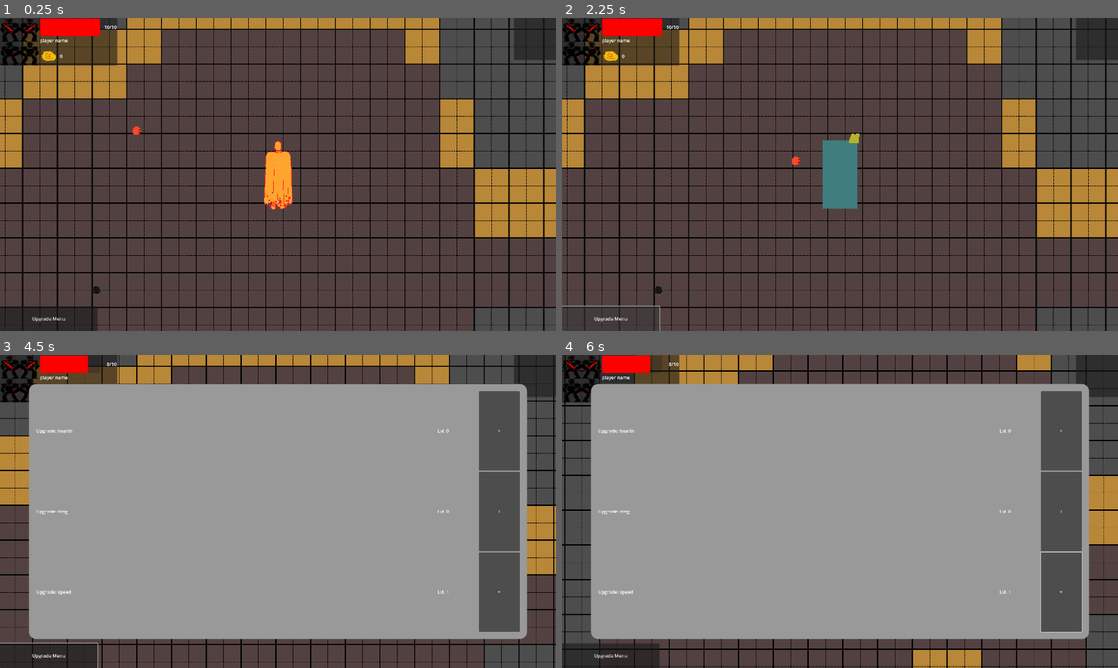
Above: before the commit, frames 1-4 (two rows, left to right).
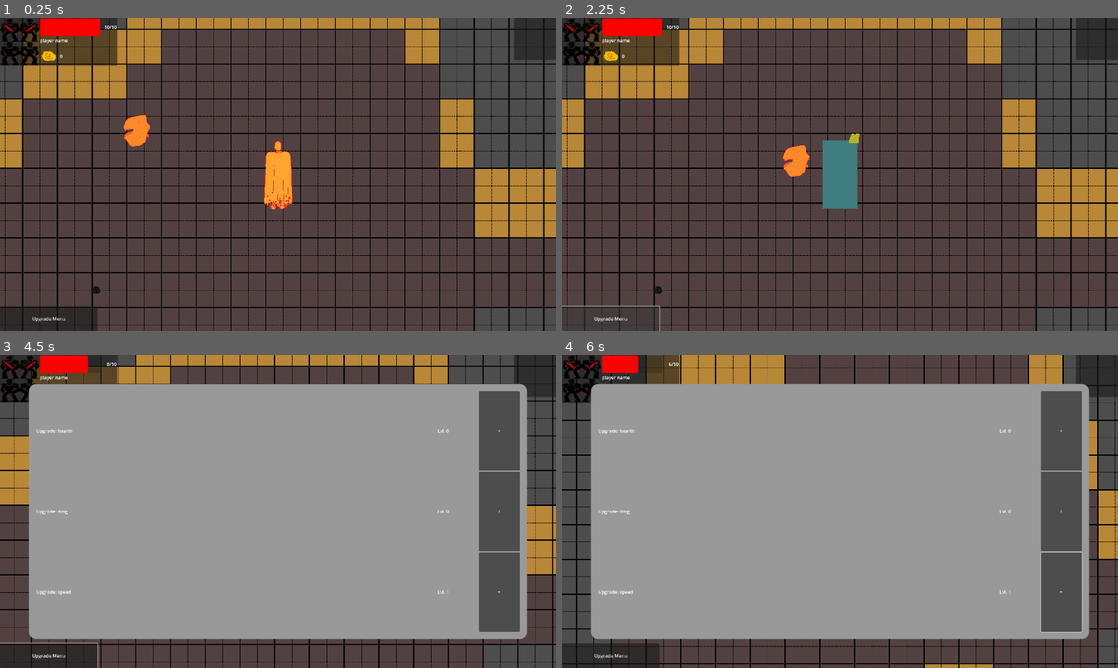
Above: after the commit, the same moments.

Repository: jible/capstone
Game: Godot game, scene res://scenes/testScenes/test_level.tscn
The game is run twice, just before and just after one commit, with the same random seed, the same clock (stepped at 60 frames per second) and the same inputs. This scene is started directly instead of the project's main scene.
Inputs (mouse positions are in pixels of both pictures, inside the frame that each line leads up to):
- Up to frame 1 (0.25 s): no input
- Up to frame 2 (2.25 s): move the mouse to (812, 237) at 0.52 s; hold Tab (OpenUpgrades) 0.53-1.25 s; hold Space (attack) 0.53-1.25 s; click "+" at 1.25 s; click "Upgrade Menu" at 2 s
- Up to frame 3 (4.5 s): move the mouse to (444, 558) at 2.77 s; hold Tab (OpenUpgrades) 2.78-3.53 s; move the mouse to (111, 464) at 3.52 s; hold Left (left) from 3.53 s (still down); move the mouse to (305, 511) at 4.27 s
- Up to frame 4 (6 s): move the mouse to (756, 433) at 5.02 s; release Left (left) at 5.03 s; hold Down (down) 5.03-5.78 s; move the mouse to (962, 495) at 5.77 s; hold Right (right) from 5.78 s (still down)

The runs differ from the first frame. In frame 1, 0.4% of the frame differs, in the area x 22-27%, y 30-42%; in frame 2, 0.4%; in frame 3, 2.7%; in frame 4, 7.2%, in the area x 0-100%, y 0-100%.

Commit message:
temporary enemy replacement

Diff:
--- a/scenes/prefabs/npcs/enemies/basic_enemy.tscn
+++ b/scenes/prefabs/npcs/enemies/basic_enemy.tscn
@@ -10,202 +10,294 @@
 [ext_resource type="PackedScene" uid="uid://buwbtxan5ao3v" path="res://scenes/prefabs/character utils/hitbox.tscn" id="5_pk3ql"]
 [ext_resource type="Script" path="res://scripts/characters/npc/enemy/basic_enemy/states/hurt.gd" id="6_1sls6"]
 [ext_resource type="PackedScene" uid="uid://chdu5yk1bjyl" path="res://scenes/prefabs/character utils/hurtbox.tscn" id="6_025q6"]
-[ext_resource type="Texture2D" uid="uid://c6kbrr4r0yvl1" path="res://assets/sprites/basic_enemy.png" id="8_rxyio"]
 [ext_resource type="Script" path="res://scripts/characters/npc/enemy/basic_enemy/states/death.gd" id="8_vddrh"]
 [ext_resource type="PackedScene" uid="uid://0ry41ukaumi6" path="res://scenes/prefabs/animation_manager.tscn" id="9_37jjd"]
+[ext_resource type="Texture2D" uid="uid://b1kag480gef6o" path="res://assets/spritesheets/infinimouth_death.png" id="10_n4e04"]
+[ext_resource type="Texture2D" uid="uid://c5ar0lb8pj5x5" path="res://assets/spritesheets/infinimouth.png" id="11_cosgq"]
+[ext_resource type="Texture2D" uid="uid://snxt44vfbqvc" path="res://assets/spritesheets/inifinimouth_idle.png" id="12_6khpr"]
+[ext_resource type="Texture2D" uid="uid://idkrtkxeva1r" path="res://assets/spritesheets/infinimouth_pursuit.png" id="13_mjspm"]
 [ext_resource type="PackedScene" uid="uid://daaxhy5pdp2sj" path="res://scenes/prefabs/character utils/health_manager.tscn" id="13_y7ykc"]
 
 [sub_resource type="CircleShape2D" id="CircleShape2D_mt6l6"]
 radius = 44.1814
 
-[sub_resource type="AtlasTexture" id="AtlasTexture_jyxoc"]
-atlas = ExtResource("8_rxyio")
-region = Rect2(360, 0, 120, 120)
-
-[sub_resource type="AtlasTexture" id="AtlasTexture_1aafl"]
-atlas = ExtResource("8_rxyio")
-region = Rect2(720, 0, 120, 120)
-
-[sub_resource type="AtlasTexture" id="AtlasTexture_uatkc"]
-atlas = ExtResource("8_rxyio")
-region = Rect2(480, 0, 120, 120)
-
-[sub_resource type="AtlasTexture" id="AtlasTexture_grvd5"]
-atlas = ExtResource("8_rxyio")
-region = Rect2(840, 0, 120, 120)
-
-[sub_resource type="AtlasTexture" id="AtlasTexture_e6o1f"]
-atlas = ExtResource("8_rxyio")
-region = Rect2(600, 0, 120, 120)
-
-[sub_resource type="AtlasTexture" id="AtlasTexture_r14d5"]
-atlas = ExtResource("8_rxyio")
-region = Rect2(960, 0, 120, 120)
-
-[sub_resource type="AtlasTexture" id="AtlasTexture_cbeum"]
-atlas = ExtResource("8_rxyio")
-region = Rect2(960, 240, 120, 120)
-
-[sub_resource type="AtlasTexture" id="AtlasTexture_ur84v"]
-atlas = ExtResource("8_rxyio")
-region = Rect2(840, 240, 120, 120)
-
-[sub_resource type="AtlasTexture" id="AtlasTexture_oof73"]
-atlas = ExtResource("8_rxyio")
-region = Rect2(720, 240, 120, 120)
-
-[sub_resource type="AtlasTexture" id="AtlasTexture_vp8ig"]
-atlas = ExtResource("8_rxyio")
-region = Rect2(720, 360, 120, 120)
-
-[sub_resource type="AtlasTexture" id="AtlasTexture_wqafx"]
-atlas = ExtResource("8_rxyio")
-region = Rect2(840, 360, 120, 120)
-
-[sub_resource type="AtlasTexture" id="AtlasTexture_djkrm"]
-atlas = ExtResource("8_rxyio")
-region = Rect2(960, 360, 120, 120)
-
-[sub_resource type="AtlasTexture" id="AtlasTexture_bv1sc"]
-atlas = ExtResource("8_rxyio")
-region = Rect2(720, 0, 120, 120)
-
-[sub_resource type="AtlasTexture" id="AtlasTexture_iuwqa"]
-atlas = ExtResource("8_rxyio")
-region = Rect2(840, 0, 120, 120)
-
-[sub_resource type="AtlasTexture" id="AtlasTexture_tmkc1"]
-atlas = ExtResource("8_rxyio")
-region = Rect2(960, 0, 120, 120)
-
-[sub_resource type="AtlasTexture" id="AtlasTexture_qevml"]
-atlas = ExtResource("8_rxyio")
-region = Rect2(720, 120, 120, 120)
-
-[sub_resource type="AtlasTexture" id="AtlasTexture_bpfao"]
-atlas = ExtResource("8_rxyio")
-region = Rect2(840, 120, 120, 120)
-
-[sub_resource type="AtlasTexture" id="AtlasTexture_pq710"]
-atlas = ExtResource("8_rxyio")
-region = Rect2(960, 120, 120, 120)
-
-[sub_resource type="AtlasTexture" id="AtlasTexture_flhaf"]
-atlas = ExtResource("8_rxyio")
-region = Rect2(0, 240, 120, 120)
-
-[sub_resource type="AtlasTexture" id="AtlasTexture_jp2me"]
-atlas = ExtResource("8_rxyio")
-region = Rect2(120, 240, 120, 120)
-
-[sub_resource type="AtlasTexture" id="AtlasTexture_h0746"]
-atlas = ExtResource("8_rxyio")
-region = Rect2(240, 240, 120, 120)
-
-[sub_resource type="AtlasTexture" id="AtlasTexture_a5k4w"]
-atlas = ExtResource("8_rxyio")
-region = Rect2(0, 360, 120, 120)
-
-[sub_resource type="AtlasTexture" id="AtlasTexture_gyfs7"]
-atlas = ExtResource("8_rxyio")
-region = Rect2(120, 360, 120, 120)
-
-[sub_resource type="AtlasTexture" id="AtlasTexture_oth3r"]
-atlas = ExtResource("8_rxyio")
-region = Rect2(240, 360, 120, 120)
-
-[sub_resource type="AtlasTexture" id="AtlasTexture_u64ee"]
-atlas = ExtResource("8_rxyio")
-region = Rect2(0, 0, 120, 120)
-
-[sub_resource type="AtlasTexture" id="AtlasTexture_eyrol"]
-atlas = ExtResource("8_rxyio")
-region = Rect2(120, 0, 120, 120)
-
-[sub_resource type="AtlasTexture" id="AtlasTexture_dqrb2"]
-atlas = ExtResource("8_rxyio")
-region = Rect2(240, 0, 120, 120)
-
-[sub_resource type="AtlasTexture" id="AtlasTexture_qglr7"]
-atlas = ExtResource("8_rxyio")
-region = Rect2(0, 120, 120, 120)
-
-[sub_resource type="AtlasTexture" id="AtlasTexture_3fqs0"]
-atlas = ExtResource("8_rxyio")
-region = Rect2(120, 120, 120, 120)
-
-[sub_resource type="AtlasTexture" id="AtlasTexture_mjltm"]
-atlas = ExtResource("8_rxyio")
-region = Rect2(240, 120, 120, 120)
-
-[sub_resource type="AtlasTexture" id="AtlasTexture_1qq8a"]
-atlas = ExtResource("8_rxyio")
-region = Rect2(360, 240, 120, 120)
-
-[sub_resource type="AtlasTexture" id="AtlasTexture_joqfb"]
-atlas = ExtResource("8_rxyio")
-region = Rect2(480, 240, 120, 120)
-
-[sub_resource type="AtlasTexture" id="AtlasTexture_3apqe"]
-atlas = ExtResource("8_rxyio")
-region = Rect2(600, 240, 120, 120)
-
-[sub_resource type="AtlasTexture" id="AtlasTexture_g2blu"]
-atlas = ExtResource("8_rxyio")
-region = Rect2(360, 360, 120, 120)
-
-[sub_resource type="AtlasTexture" id="AtlasTexture_406xa"]
-atlas = ExtResource("8_rxyio")
-region = Rect2(480, 360, 120, 120)
-
-[sub_resource type="AtlasTexture" id="AtlasTexture_pjp3h"]
-atlas = ExtResource("8_rxyio")
-region = Rect2(600, 360, 120, 120)
-
-[sub_resource type="AtlasTexture" id="AtlasTexture_7nvxw"]
-atlas = ExtResource("8_rxyio")
-region = Rect2(360, 0, 120, 120)
-
-[sub_resource type="AtlasTexture" id="AtlasTexture_1yi0e"]
-atlas = ExtResource("8_rxyio")
-region = Rect2(480, 0, 120, 120)
-
-[sub_resource type="AtlasTexture" id="AtlasTexture_lkiey"]
-atlas = ExtResource("8_rxyio")
-region = Rect2(600, 0, 120, 120)
-
-[sub_resource type="AtlasTexture" id="AtlasTexture_weiy6"]
-atlas = ExtResource("8_rxyio")
-region = Rect2(360, 120, 120, 120)
-
-[sub_resource type="AtlasTexture" id="AtlasTexture_jr1g5"]
-atlas = ExtResource("8_rxyio")
-region = Rect2(480, 120, 120, 120)
-
-[sub_resource type="AtlasTexture" id="AtlasTexture_438nk"]
-atlas = ExtResource("8_rxyio")
-region = Rect2(600, 120, 120, 120)
+[sub_resource type="AtlasTexture" id="AtlasTexture_kwjjp"]
+atlas = ExtResource("10_n4e04")
+region = Rect2(0, 0, 206, 225)
+
+[sub_resource type="AtlasTexture" id="AtlasTexture_cugn7"]
+atlas = ExtResource("10_n4e04")
+region = Rect2(206, 0, 206, 225)
+
+[sub_resource type="AtlasTexture" id="AtlasTexture_eql2g"]
+atlas = ExtResource("10_n4e04")
+region = Rect2(412, 0, 206, 225)
+
+[sub_resource type="AtlasTexture" id="AtlasTexture_6ftiv"]
+atlas = ExtResource("10_n4e04")
+region = Rect2(618, 0, 206, 225)
+
+[sub_resource type="AtlasTexture" id="AtlasTexture_2ntkl"]
+atlas = ExtResource("10_n4e04")
+region = Rect2(824, 0, 206, 225)
+
+[sub_resource type="AtlasTexture" id="AtlasTexture_q2djj"]
+atlas = ExtResource("11_cosgq")
+region = Rect2(0, 0, 206, 225)
+
+[sub_resource type="AtlasTexture" id="AtlasTexture_8ujhu"]
+atlas = ExtResource("11_cosgq")
+region = Rect2(206, 0, 206, 225)
+
+[sub_resource type="AtlasTexture" id="AtlasTexture_qbxw1"]
+atlas = ExtResource("11_cosgq")
+region = Rect2(412, 0, 206, 225)
+
+[sub_resource type="AtlasTexture" id="AtlasTexture_q6xrq"]
+atlas = ExtResource("11_cosgq")
+region = Rect2(618, 0, 206, 225)
+
+[sub_resource type="AtlasTexture" id="AtlasTexture_ueg55"]
+atlas = ExtResource("11_cosgq")
+region = Rect2(824, 0, 206, 225)
+
+[sub_resource type="AtlasTexture" id="AtlasTexture_vscov"]
+atlas = ExtResource("11_cosgq")
+region = Rect2(0, 0, 206, 225)
+
+[sub_resource type="AtlasTexture" id="AtlasTexture_2cwvf"]
+atlas = ExtResource("11_cosgq")
+region = Rect2(206, 0, 206, 225)
+
+[sub_resource type="AtlasTexture" id="AtlasTexture_ppxgu"]
+atlas = ExtResource("11_cosgq")
+region = Rect2(412, 0, 206, 225)
+
+[sub_resource type="AtlasTexture" id="AtlasTexture_s4ble"]
+atlas = ExtResource("11_cosgq")
+region = Rect2(618, 0, 206, 225)
+
+[sub_resource type="AtlasTexture" id="AtlasTexture_2g3id"]
+atlas = ExtResource("11_cosgq")
+region = Rect2(824, 0, 206, 225)
+
+[sub_resource type="AtlasTexture" id="AtlasTexture_6oeqw"]
+atlas = ExtResource("11_cosgq")
+region = Rect2(0, 450, 206, 225)
+
+[sub_resource type="AtlasTexture" id="AtlasTexture_7nvvu"]
+atlas = ExtResource("11_cosgq")
+region = Rect2(206, 450, 206, 225)
+
+[sub_resource type="AtlasTexture" id="AtlasTexture_8qqwe"]
+atlas = ExtResource("11_cosgq")
+region = Rect2(412, 450, 206, 225)
+
+[sub_resource type="AtlasTexture" id="AtlasTexture_hlpqc"]
+atlas = ExtResource("11_cosgq")
+region = Rect2(618, 450, 206, 225)
+
+[sub_resource type="AtlasTexture" id="AtlasTexture_86euh"]
+atlas = ExtResource("11_cosgq")
+region = Rect2(824, 450, 206, 225)
+
+[sub_resource type="AtlasTexture" id="AtlasTexture_ix154"]
+atlas = ExtResource("11_cosgq")
+region = Rect2(0, 675, 206, 225)
+
+[sub_resource type="AtlasTexture" id="AtlasTexture_wdmts"]
+atlas = ExtResource("11_cosgq")
+region = Rect2(206, 675, 206, 225)
+
+[sub_resource type="AtlasTexture" id="AtlasTexture_70tr4"]
+atlas = ExtResource("11_cosgq")
+region = Rect2(412, 675, 206, 225)
+
+[sub_resource type="AtlasTexture" id="AtlasTexture_x0efr"]
+atlas = ExtResource("11_cosgq")
+region = Rect2(618, 675, 206, 225)
+
+[sub_resource type="AtlasTexture" id="AtlasTexture_bwwfv"]
+atlas = ExtResource("11_cosgq")
+region = Rect2(824, 675, 206, 225)
+
+[sub_resource type="AtlasTexture" id="AtlasTexture_kytp6"]
+atlas = ExtResource("12_6khpr")
+region = Rect2(0, 0, 206, 225)
+
+[sub_resource type="AtlasTexture" id="AtlasTexture_028w1"]
+atlas = ExtResource("12_6khpr")
+region = Rect2(206, 0, 206, 225)
+
+[sub_resource type="AtlasTexture" id="AtlasTexture_2p21s"]
+atlas = ExtResource("12_6khpr")
+region = Rect2(412, 0, 206, 225)
+
+[sub_resource type="AtlasTexture" id="AtlasTexture_xh0bh"]
+atlas = ExtResource("12_6khpr")
+region = Rect2(618, 0, 206, 225)
+
+[sub_resource type="AtlasTexture" id="AtlasTexture_3neil"]
+atlas = ExtResource("12_6khpr")
+region = Rect2(824, 0, 206, 225)
+
+[sub_resource type="AtlasTexture" id="AtlasTexture_5r0ie"]
+atlas = ExtResource("12_6khpr")
+region = Rect2(0, 0, 206, 225)
+
+[sub_resource type="AtlasTexture" id="AtlasTexture_1pojd"]
+atlas = ExtResource("12_6khpr")
+region = Rect2(206, 0, 206, 225)
+
+[sub_resource type="AtlasTexture" id="AtlasTexture_2hhyi"]
+atlas = ExtResource("12_6khpr")
+region = Rect2(412, 0, 206, 225)
+
+[sub_resource type="AtlasTexture" id="AtlasTexture_cpvyc"]
+atlas = ExtResource("12_6khpr")
+region = Rect2(618, 0, 206, 225)
+
+[sub_resource type="AtlasTexture" id="AtlasTexture_58jmu"]
+atlas = ExtResource("12_6khpr")
+region = Rect2(824, 0, 206, 225)
+
+[sub_resource type="AtlasTexture" id="AtlasTexture_4b1um"]
+atlas = ExtResource("12_6khpr")
+region = Rect2(0, 675, 206, 225)
+
+[sub_resource type="AtlasTexture" id="AtlasTexture_ulpki"]
+atlas = ExtResource("12_6khpr")
+region = Rect2(206, 675, 206, 225)
+
+[sub_resource type="AtlasTexture" id="AtlasTexture_l66eu"]
+atlas = ExtResource("12_6khpr")
+region = Rect2(412, 675, 206, 225)
+
+[sub_resource type="AtlasTexture" id="AtlasTexture_0qhdk"]
+atlas = ExtResource("12_6khpr")
+region = Rect2(618, 675, 206, 225)
+
+[sub_resource type="AtlasTexture" id="AtlasTexture_k4rwe"]
+atlas = ExtResource("12_6khpr")
+region = Rect2(824, 675, 206, 225)
+
+[sub_resource type="AtlasTexture" id="AtlasTexture_wl72c"]
+atlas = ExtResource("12_6khpr")
+region = Rect2(0, 675, 206, 225)
+
+[sub_resource type="AtlasTexture" id="AtlasTexture_wl2nn"]
+atlas = ExtResource("12_6khpr")
+region = Rect2(206, 675, 206, 225)
+
+[sub_resource type="AtlasTexture" id="AtlasTexture_f2dsl"]
+atlas = ExtResource("12_6khpr")
+region = Rect2(412, 675, 206, 225)
+
+[sub_resource type="AtlasTexture" id="AtlasTexture_vflak"]
+atlas = ExtResource("12_6khpr")
+region = Rect2(618, 675, 206, 225)
+
+[sub_resource type="AtlasTexture" id="AtlasTexture_dj0lc"]
+atlas = ExtResource("12_6khpr")
+region = Rect2(824, 675, 206, 225)
+
+[sub_resource type="AtlasTexture" id="AtlasTexture_uilkq"]
+atlas = ExtResource("13_mjspm")
+region = Rect2(0, 0, 206, 225)
+
+[sub_resource type="AtlasTexture" id="AtlasTexture_cntqv"]
+atlas = ExtResource("13_mjspm")
+region = Rect2(206, 0, 206, 225)
+
+[sub_resource type="AtlasTexture" id="AtlasTexture_k4fhu"]
+atlas = ExtResource("13_mjspm")
+region = Rect2(412, 0, 206, 225)
+
+[sub_resource type="AtlasTexture" id="AtlasTexture_hu4is"]
+atlas = ExtResource("13_mjspm")
+region = Rect2(618, 0, 206, 225)
+
+[sub_resource type="AtlasTexture" id="AtlasTexture_fkg6q"]
+atlas = ExtResource("13_mjspm")
+region = Rect2(824, 0, 206, 225)
+
+[sub_resource type="AtlasTexture" id="AtlasTexture_2tw6w"]
+atlas = ExtResource("13_mjspm")
+region = Rect2(0, 0, 206, 225)
+
+[sub_resource type="AtlasTexture" id="AtlasTexture_trbcc"]
+atlas = ExtResource("13_mjspm")
+region = Rect2(206, 0, 206, 225)
+
+[sub_resource type="AtlasTexture" id="AtlasTexture_51na6"]
+atlas = ExtResource("13_mjspm")
+region = Rect2(412, 0, 206, 225)
+
+[sub_resource type="AtlasTexture" id="AtlasTexture_wykur"]
+atlas = ExtResource("13_mjspm")
+region = Rect2(618, 0, 206, 225)
+
+[sub_resource type="AtlasTexture" id="AtlasTexture_m38u3"]
+atlas = ExtResource("13_mjspm")
+region = Rect2(824, 0, 206, 225)
+
+[sub_resource type="AtlasTexture" id="AtlasTexture_56day"]
+atlas = ExtResource("13_mjspm")
+region = Rect2(0, 675, 206, 225)
+
+[sub_resource type="AtlasTexture" id="AtlasTexture_b5wwa"]
+atlas = ExtResource("13_mjspm")
+region = Rect2(206, 675, 206, 225)
+
+[sub_resource type="AtlasTexture" id="AtlasTexture_x4fxm"]
+atlas = ExtResource("13_mjspm")
+region = Rect2(412, 675, 206, 225)
+
+[sub_resource type="AtlasTexture" id="AtlasTexture_0b245"]
+atlas = ExtResource("13_mjspm")
+region = Rect2(618, 675, 206, 225)
+
+[sub_resource type="AtlasTexture" id="AtlasTexture_nu3wr"]
+atlas = ExtResource("13_mjspm")
+region = Rect2(824, 675, 206, 225)
+
+[sub_resource type="AtlasTexture" id="AtlasTexture_1t3ky"]
+atlas = ExtResource("13_mjspm")
+region = Rect2(0, 675, 206, 225)
+
+[sub_resource type="AtlasTexture" id="AtlasTexture_fs4uq"]
+atlas = ExtResource("13_mjspm")
+region = Rect2(206, 675, 206, 225)
+
+[sub_resource type="AtlasTexture" id="AtlasTexture_34kgs"]
+atlas = ExtResource("13_mjspm")
+region = Rect2(412, 675, 206, 225)
+
+[sub_resource type="AtlasTexture" id="AtlasTexture_ybcsk"]
+atlas = ExtResource("13_mjspm")
+region = Rect2(618, 675, 206, 225)
+
+[sub_resource type="AtlasTexture" id="AtlasTexture_63k55"]
+atlas = ExtResource("13_mjspm")
+region = Rect2(824, 675, 206, 225)
 
 [sub_resource type="SpriteFrames" id="SpriteFrames_d4jv7"]
 animations = [{
 "frames": [{
 "duration": 1.0,
-"texture": SubResource("AtlasTexture_jyxoc")
-}, {
-"duration": 1.0,
-"texture": SubResource("AtlasTexture_1aafl")
-}, {
-"duration": 1.0,
-"texture": SubResource("AtlasTexture_uatkc")
-}, {
-"duration": 1.0,
-"texture": SubResource("AtlasTexture_grvd5")
-}, {
-"duration": 1.0,
-"texture": SubResource("AtlasTexture_e6o1f")
-}, {
-"duration": 1.0,
-"texture": SubResource("AtlasTexture_r14d5")
+"texture": SubResource("AtlasTexture_kwjjp")
+}, {
+"duration": 1.0,
+"texture": SubResource("AtlasTexture_cugn7")
+}, {
+"duration": 1.0,
+"texture": SubResource("AtlasTexture_eql2g")
+}, {
+"duration": 1.0,
+"texture": SubResource("AtlasTexture_6ftiv")
+}, {
+"duration": 1.0,
+"texture": SubResource("AtlasTexture_2ntkl")
 }],
 "loop": false,
 "name": &"death",
@@ -213,13 +305,19 @@
 }, {
 "frames": [{
 "duration": 1.0,
-"texture": SubResource("AtlasTexture_cbeum")
-}, {
-"duration": 1.0,
-"texture": SubResource("AtlasTexture_ur84v")
-}, {
-"duration": 1.0,
-"texture": SubResource("AtlasTexture_oof73")
+"texture": SubResource("AtlasTexture_q2djj")
+}, {
+"duration": 1.0,
+"texture": SubResource("AtlasTexture_8ujhu")
+}, {
+"duration": 1.0,
+"texture": SubResource("AtlasTexture_qbxw1")
+}, {
+"duration": 1.0,
+"texture": SubResource("AtlasTexture_q6xrq")
+}, {
+"duration": 1.0,
+"texture": SubResource("AtlasTexture_ueg55")
 }],
 "loop": false,
 "name": &"hurt_east",
@@ -227,13 +325,19 @@
 }, {
 "frames": [{
 "duration": 1.0,
-"texture": SubResource("AtlasTexture_vp8ig")
-}, {
-"duration": 1.0,
-"texture": SubResource("AtlasTexture_wqafx")
-}, {
-"duration": 1.0,
-"texture": SubResource("AtlasTexture_djkrm")
+"texture": SubResource("AtlasTexture_vscov")
+}, {
+"duration": 1.0,
+"texture": SubResource("AtlasTexture_2cwvf")
+}, {
+"duration": 1.0,
+"texture": SubResource("AtlasTexture_ppxgu")
+}, {
+"duration": 1.0,
+"texture": SubResource("AtlasTexture_s4ble")
+}, {
+"duration": 1.0,
+"texture": SubResource("AtlasTexture_2g3id")
 }],
 "loop": false,
 "name": &"hurt_north",
@@ -241,13 +345,19 @@
 }, {
 "frames": [{
 "duration": 1.0,
-"texture": SubResource("AtlasTexture_bv1sc")
-}, {
-"duration": 1.0,
-"texture": SubResource("AtlasTexture_iuwqa")
-}, {
-"duration": 1.0,
-"texture": SubResource("AtlasTexture_tmkc1")
+"texture": SubResource("AtlasTexture_6oeqw")
+}, {
+"duration": 1.0,
+"texture": SubResource("AtlasTexture_7nvvu")
+}, {
+"duration": 1.0,
+"texture": SubResource("AtlasTexture_8qqwe")
+}, {
+"duration": 1.0,
+"texture": SubResource("AtlasTexture_hlpqc")
+}, {
+"duration": 1.0,
+"texture": SubResource("AtlasTexture_86euh")
 }],
 "loop": false,
 "name": &"hurt_south",
@@ -255,13 +365,19 @@
 }, {
 "frames": [{
 "duration": 1.0,
-"texture": SubResource("AtlasTexture_qevml")
-}, {
-"duration": 1.0,
-"texture": SubResource("AtlasTexture_bpfao")
-}, {
-"duration": 1.0,
-"texture": SubResource("AtlasTexture_pq710")
+"texture": SubResource("AtlasTexture_ix154")
+}, {
+"duration": 1.0,
+"texture": SubResource("AtlasTexture_wdmts")
+}, {
+"duration": 1.0,
+"texture": SubResource("AtlasTexture_70tr4")
+}, {
+"duration": 1.0,
+"texture": SubResource("AtlasTexture_x0efr")
+}, {
+"duration": 1.0,
+"texture": SubResource("AtlasTexture_bwwfv")
 }],
 "loop": false,
 "name": &"hurt_west",
@@ -269,13 +385,19 @@
 }, {
 "frames": [{
 "duration": 1.0,
-"texture": SubResource("AtlasTexture_flhaf")
-}, {
-"duration": 1.0,
-"texture": SubResource("AtlasTexture_jp2me")
-}, {
-"duration": 1.0,
-"texture": SubResource("AtlasTexture_h0746")
+"texture": SubResource("AtlasTexture_kytp6")
+}, {
+"duration": 1.0,
+"texture": SubResource("AtlasTexture_028w1")
+}, {
+"duration": 1.0,
+"texture": SubResource("AtlasTexture_2p21s")
+}, {
+"duration": 1.0,
+"texture": SubResource("AtlasTexture_xh0bh")
+}, {
+"duration": 1.0,
+"texture": SubResource("AtlasTexture_3neil")
 }],
 "loop": true,
 "name": &"idle_east",
@@ -283,13 +405,19 @@
 }, {
 "frames": [{
 "duration": 1.0,
-"texture": SubResource("AtlasTexture_a5k4w")
-}, {
-"duration": 1.0,
-"texture": SubResource("AtlasTexture_gyfs7")
-}, {
-"duration": 1.0,
-"texture": SubResource("AtlasTexture_oth3r")
+"texture": SubResource("AtlasTexture_5r0ie")
+}, {
+"duration": 1.0,
+"texture": SubResource("AtlasTexture_1pojd")
+}, {
+"duration": 1.0,
+"texture": SubResource("AtlasTexture_2hhyi")
+}, {
+"duration": 1.0,
+"texture": SubResource("AtlasTexture_cpvyc")
+}, {
+"duration": 1.0,
+"texture": SubResource("AtlasTexture_58jmu")
 }],
 "loop": true,
 "name": &"idle_north",
@@ -297,13 +425,19 @@
 }, {
 "frames": [{
 "duration": 1.0,
-"texture": SubResource("AtlasTexture_u64ee")
-}, {
-"duration": 1.0,
-"texture": SubResource("AtlasTexture_eyrol")
-}, {
-"duration": 1.0,
-"texture": SubResource("AtlasTexture_dqrb2")
+"texture": SubResource("AtlasTexture_4b1um")
+}, {
+"duration": 1.0,
+"texture": SubResource("AtlasTexture_ulpki")
+}, {
+"duration": 1.0,
+"texture": SubResource("AtlasTexture_l66eu")
+}, {
+"duration": 1.0,
+"texture": SubResource("AtlasTexture_0qhdk")
+}, {
+"duration": 1.0,
+"texture": SubResource("AtlasTexture_k4rwe")
 }],
 "loop": true,
 "name": &"idle_south",
@@ -311,13 +445,19 @@
 }, {
 "frames": [{
 "duration": 1.0,
-"texture": SubResource("AtlasTexture_qglr7")
-}, {
-"duration": 1.0,
-"texture": SubResource("AtlasTexture_3fqs0")
-}, {
-"duration": 1.0,
-"texture": SubResource("AtlasTexture_mjltm")
+"texture": SubResource("AtlasTexture_wl72c")
+}, {
+"duration": 1.0,
+"texture": SubResource("AtlasTexture_wl2nn")
+}, {
+"duration": 1.0,
+"texture": SubResource("AtlasTexture_f2dsl")
+}, {
+"duration": 1.0,
+"texture": SubResource("AtlasTexture_vflak")
+}, {
+"duration": 1.0,
+"texture": SubResource("AtlasTexture_dj0lc")
 }],
 "loop": true,
 "name": &"idle_west",
@@ -325,13 +465,19 @@
 }, {
 "frames": [{
 "duration": 1.0,
-"texture": SubResource("AtlasTexture_1qq8a")
-}, {
-"duration": 1.0,
-"texture": SubResource("AtlasTexture_joqfb")
-}, {
-"duration": 1.0,
-"texture": SubResource("AtlasTexture_3apqe")
+"texture": SubResource("AtlasTexture_uilkq")
+}, {
+"duration": 1.0,
+"texture": SubResource("AtlasTexture_cntqv")
+}, {
+"duration": 1.0,
+"texture": SubResource("AtlasTexture_k4fhu")
+}, {
+"duration": 1.0,
+"texture": SubResource("AtlasTexture_hu4is")
+}, {
+"duration": 1.0,
+"texture": SubResource("AtlasTexture_fkg6q")
 }],
 "loop": true,
 "name": &"pursuit_east",
@@ -339,13 +485,19 @@
 }, {
 "frames": [{
 "duration": 1.0,
-"texture": SubResource("AtlasTexture_g2blu")
-}, {
-"duration": 1.0,
-"texture": SubResource("AtlasTexture_406xa")
-}, {
-"duration": 1.0,
-"texture": SubResource("AtlasTexture_pjp3h")
+"texture": SubResource("AtlasTexture_2tw6w")
+}, {
+"duration": 1.0,
+"texture": SubResource("AtlasTexture_trbcc")
+}, {
+"duration": 1.0,
+"texture": SubResource("AtlasTexture_51na6")
+}, {
+"duration": 1.0,
+"texture": SubResource("AtlasTexture_wykur")
+}, {
+"duration": 1.0,
+"texture": SubResource("AtlasTexture_m38u3")
 }],
 "loop": true,
 "name": &"pursuit_north",
@@ -353,13 +505,19 @@
 }, {
 "frames": [{
 "duration": 1.0,
-"texture": SubResource("AtlasTexture_7nvxw")
-}, {
-"duration": 1.0,
-"texture": SubResource("AtlasTexture_1yi0e")
-}, {
-"duration": 1.0,
-"texture": SubResource("AtlasTexture_lkiey")
+"texture": SubResource("AtlasTexture_56day")
+}, {
+"duration": 1.0,
+"texture": SubResource("AtlasTexture_b5wwa")
+}, {
+"duration": 1.0,
+"texture": SubResource("AtlasTexture_x4fxm")
+}, {
+"duration": 1.0,
+"texture": SubResource("AtlasTexture_0b245")
+}, {
+"duration": 1.0,
+"texture": SubResource("AtlasTexture_nu3wr")
 }],
 "loop": true,
 "name": &"pursuit_south",
@@ -367,13 +525,19 @@
 }, {
 "frames": [{
 "duration": 1.0,
-"texture": SubResource("AtlasTexture_weiy6")
-}, {
-"duration": 1.0,
-"texture": SubResource("AtlasTexture_jr1g5")
-}, {
-"duration": 1.0,
-"texture": SubResource("AtlasTexture_438nk")
+"texture": SubResource("AtlasTexture_1t3ky")
+}, {
+"duration": 1.0,
+"texture": SubResource("AtlasTexture_fs4uq")
+}, {
+"duration": 1.0,
+"texture": SubResource("AtlasTexture_34kgs")
+}, {
+"duration": 1.0,
+"texture": SubResource("AtlasTexture_ybcsk")
+}, {
+"duration": 1.0,
+"texture": SubResource("AtlasTexture_63k55")
 }],
 "loop": true,
 "name": &"pursuit_west",
@@ -381,7 +545,7 @@
 }]
 
 [node name="Basic Enemy" type="CharacterBody2D" node_paths=PackedStringArray("mobility_manager", "state_machine", "hitbox", "hurtbox", "sprite_manager", "health_manager")]
-scale = Vector2(0.25, 0.25)
+scale = Vector2(0.5, 0.5)
 collision_layer = 2
 collision_mask = 67
 motion_mode = 1
Binary file added: assets/spritesheets/infinimouth.png
Not shown, added: assets/spritesheets/infinimouth.png.import
Binary file added: assets/spritesheets/infinimouth_death.png
Not shown, added: assets/spritesheets/infinimouth_death.png.import
Binary file added: assets/spritesheets/infinimouth_pursuit.png
Not shown, added: assets/spritesheets/infinimouth_pursuit.png.import
Binary file added: assets/spritesheets/inifinimouth_idle.png
Not shown, added: assets/spritesheets/inifinimouth_idle.png.import
Not shown: 1 places in scenes/prefabs/npcs/enemies/basic_enemy.tscn that only renumber resources
